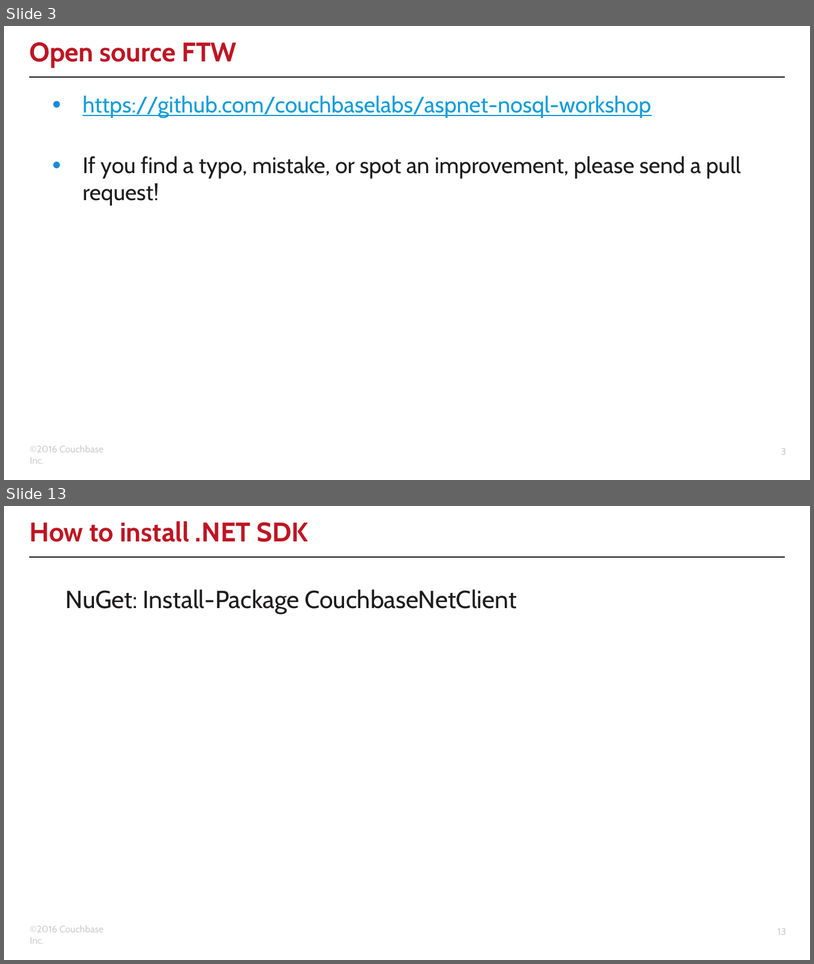
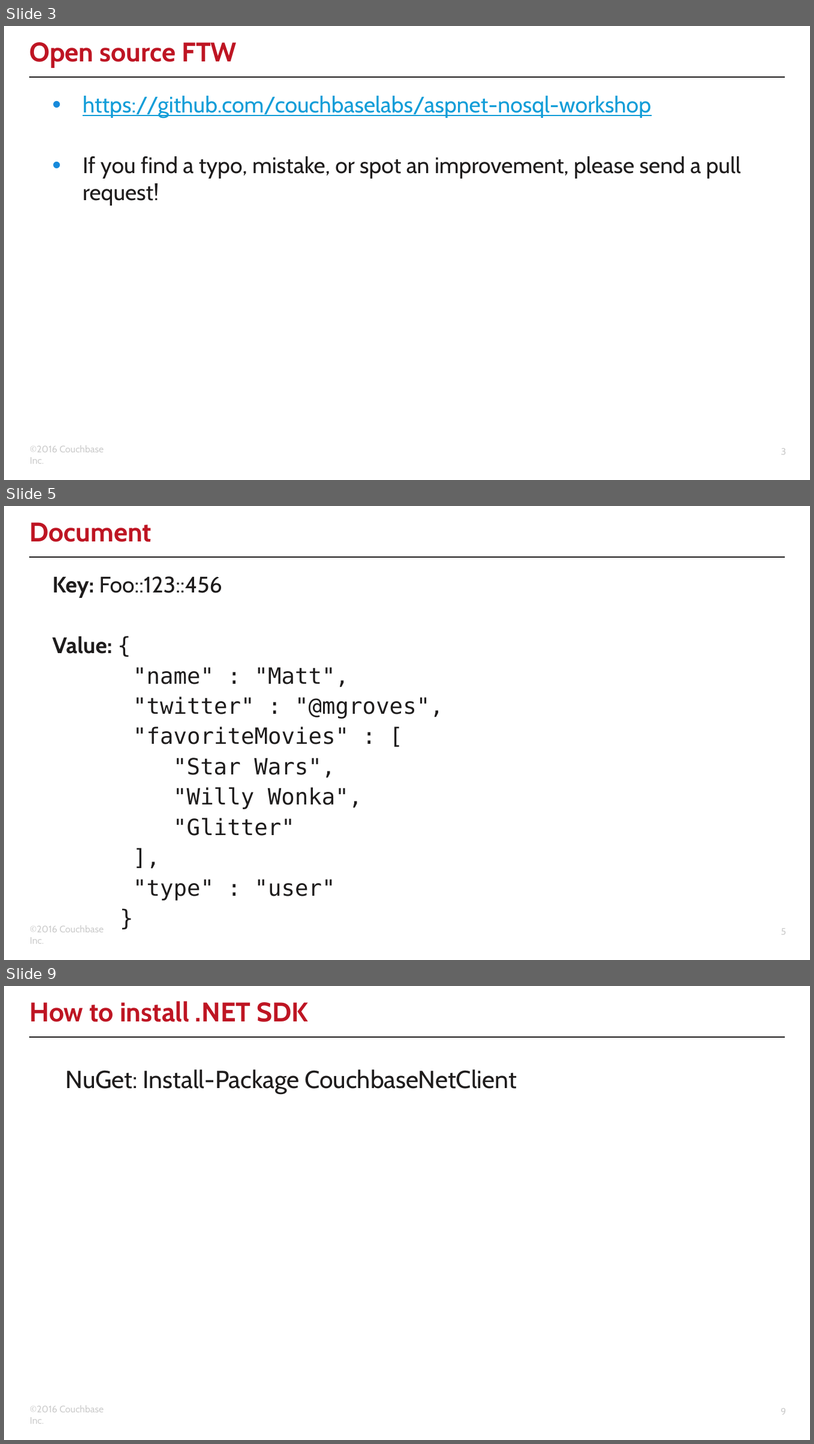
Before and after one commit to couchbaselabs/aspnet-nosql-workshop, a slide deck: 02/02.pptx. Shown one above the other, each under a label of ours: slides 3 and 13 before the commit, slides 3, 5 and 9 after it; the slides between them are not shown. The pictures are 814x964 and 814x1444 pixels, drawn with LibreOffice and Linux fonts; fonts in the diff are those of the drawing; background and template pictures are left out. Boxes give left, top, right and bottom in pixels: in the first picture for what was removed or moved away, otherwise in the second. Text is boxed around its words. In the diff, an @@ line names an element or a change of style, - is before the commit and + after.

```diff
--- a/02/02.pptx
+++ b/02/02.pptx
@@ slide 5 added at [4, 506, 810, 960], background #FFFFFF; not listed: 3 template elements that a slide beside it also shows @@
@@ title added at [30, 522, 152, 542], 24 pt, text #BE1523, bold @@
+Document
@@ text added at [53, 576, 444, 900], 20 pt, text #1E1C1C @@
+Key: Foo::123::456
+Value: {
+"name" : "Matt",
+"twitter" : "@mgroves",
+"favoriteMovies" : [
+"Star Wars",
+"Willy Wonka",
+"Glitter"
+],
+"type" : "user"
+}
@@ what was slide 13 is now slide 9 @@
@@ page number at [781, 1408, 786, 1414]: text changed @@
-13
+9
```
Also in this commit, not shown: 6 slides changed, 3 other slides added, 6 slides removed.
